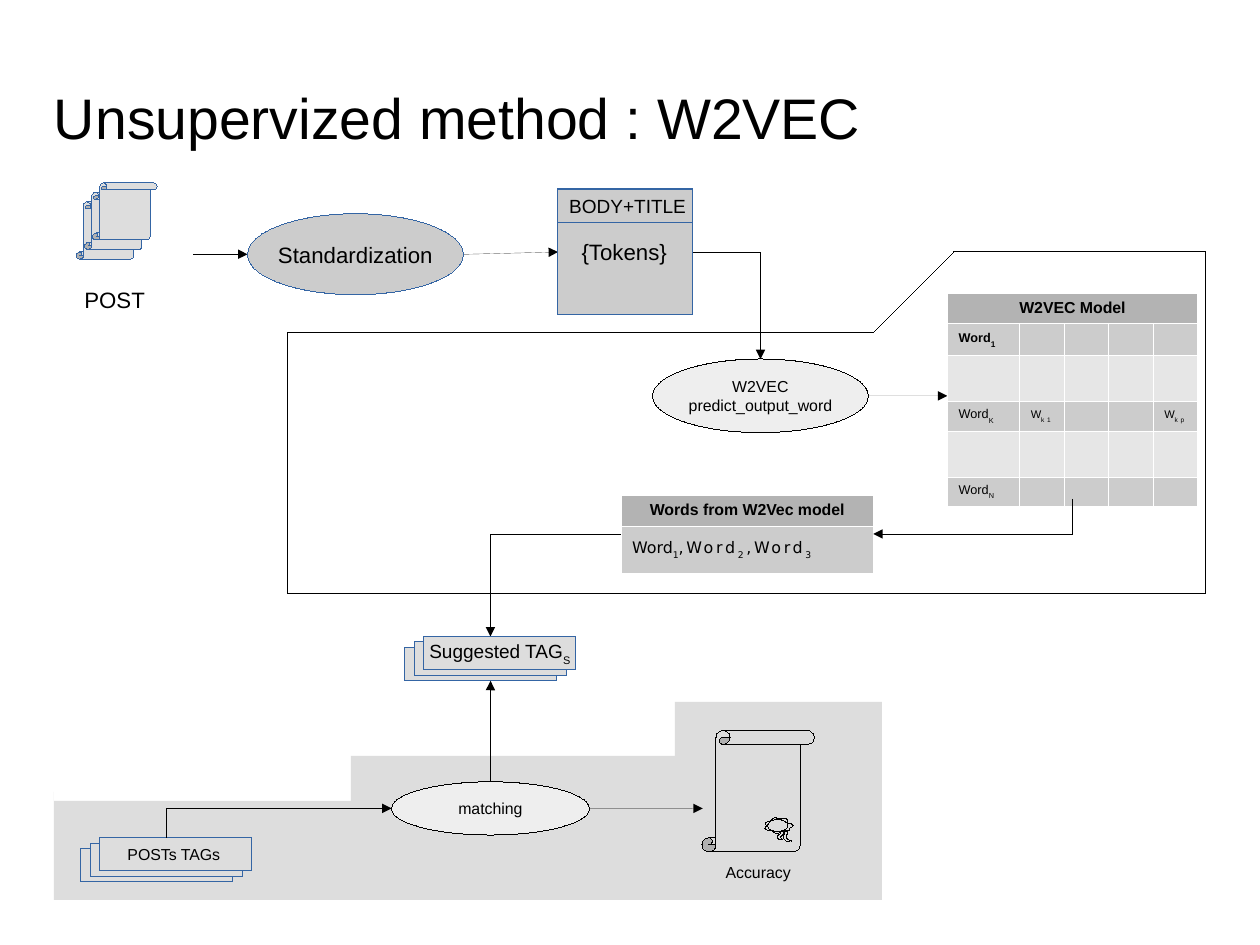
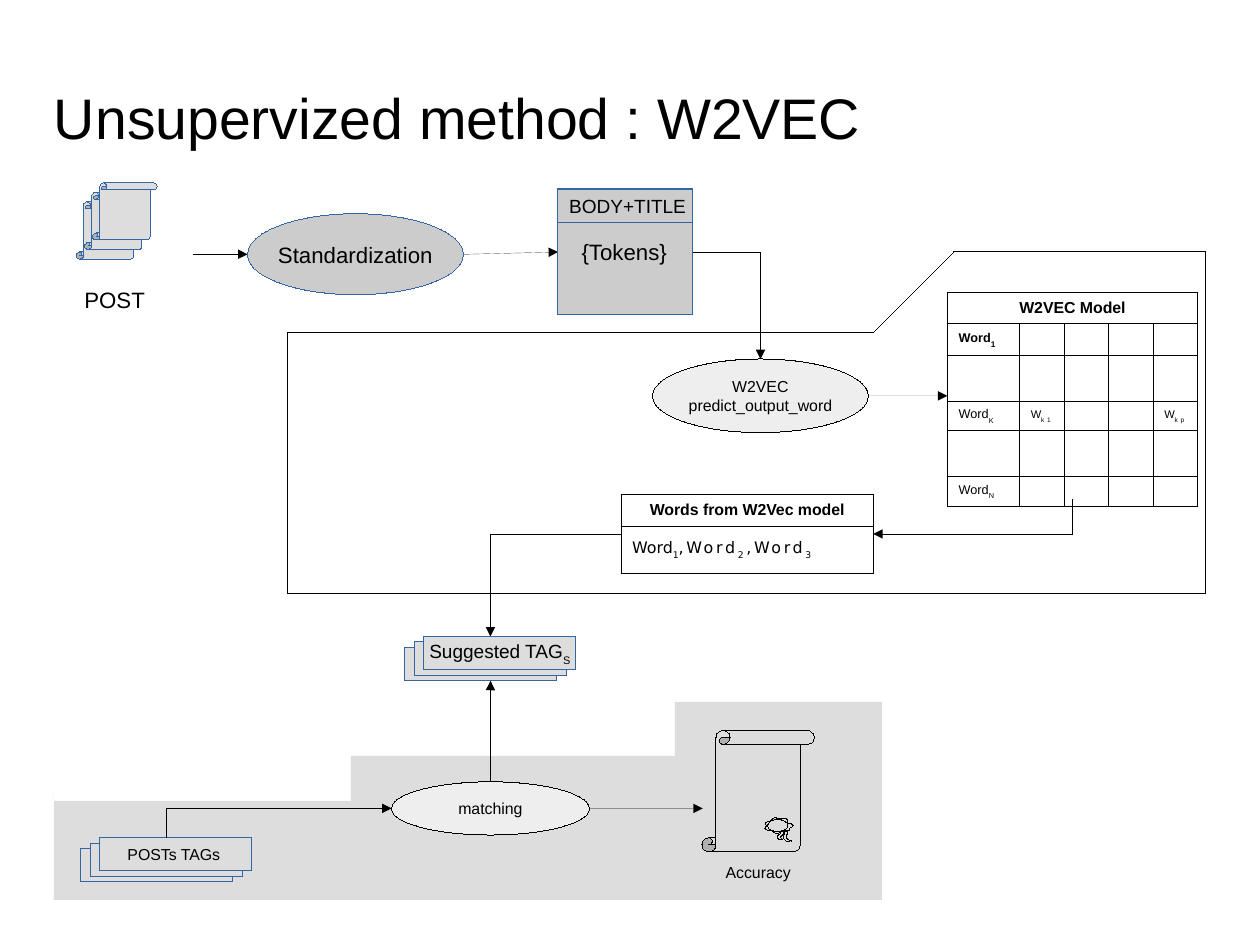
Before and after one commit to dataforcast/OC_Datascientist, a slide deck: slide 34 of P6/report/Openclassrooms_ParcoursDatascientist_P6-V1.odp (slide 32 before the commit). Drawn at 1260x945 pixels with LibreOffice and Linux fonts; fonts in the diff are those of the drawing; background and template pictures are left out. Boxes give left, top, right and bottom in pixels: in the first picture for what was removed or moved away, otherwise in the second. Text is boxed around its words. In the diff, an @@ line names an element or a change of style, - is before the commit and + after.

```diff
--- a/P6/report/Openclassrooms_ParcoursDatascientist_P6-V1.odp
+++ b/P6/report/Openclassrooms_ParcoursDatascientist_P6-V1.odp
@@ table at box(948, 293, 1198, 502) @@
@@ fill #B3B3B3 to none in row 1, column 1 @@
@@ fill #CCCCCC to none in 5 cells @@
@@ borders changed @@
@@ table at box(621, 495, 874, 574) @@
@@ fill #B3B3B3 to none in row 1, column 1 @@
@@ fill #CCCCCC to none in row 2, column 1 @@
@@ borders changed @@
```
Also in this commit, not shown: 12 other slides changed, 2 slides added, 7 other files.
